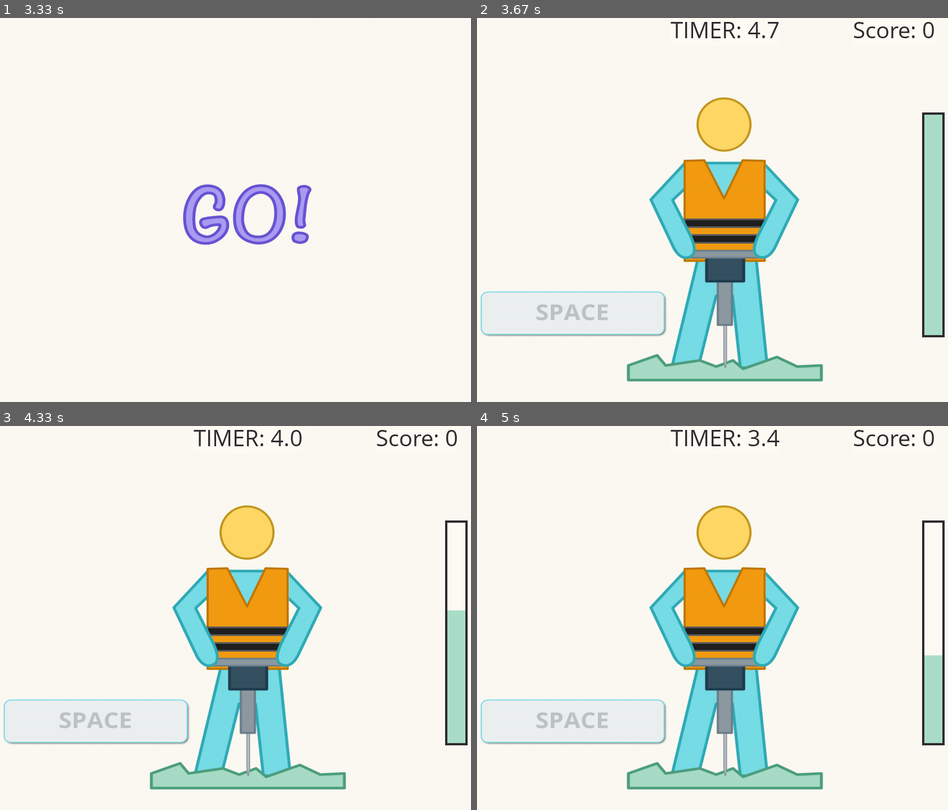
Above: before the commit, frames 1-4 (two rows, left to right).
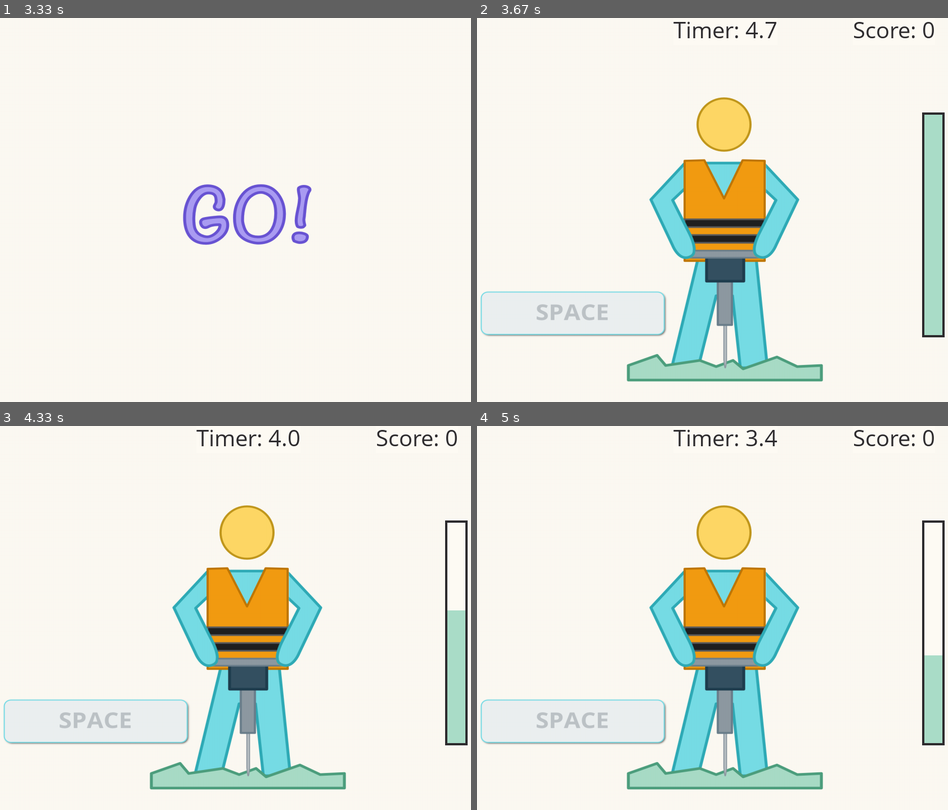
Above: after the commit, the same moments.

Repository: jwl-7/Stick-Bop
Game: pygame game, started from stick-bop.py
Same seed, same stepped clock (60 frames per second), same inputs: the game is played once before the commit and once after it.
Inputs:
- Up to frame 1 (3.33 s): tap Enter at 0.33 s
- Up to frame 2 (3.67 s): hold Left from 3.4 s (still down)
- Up to frame 3 (4.33 s): release Left at 3.87 s; tap Space at 3.97, 4.27 s
- Up to frame 4 (5 s): tap Space at 4.47 s

Frame 1 is identical in both runs. In frame 2, 0.4% of the frame differs, in the area x 41-65%, y 0-6%; in frame 3, 0.5%; in frame 4, 0.5%.

Commit message:
changed capitalization of timer_text

Diff:
--- a/stick-bop.py
+++ b/stick-bop.py
@@ -205,7 +205,7 @@
         time_elapsed = pygame.time.get_ticks() - start_time
         timer_seconds = float(time_elapsed / 1000 % 60)
         timer = round(timer_start - timer_seconds, 1)
-        timer_text = 'TIMER: ' + str(timer)
+        timer_text = 'Timer: ' + str(timer)
         score_text = 'Score: ' + str(SCORE)
 
         clear_text(screen, WHITE, timer_text, 40, SCREEN_WIDTH / 2, 0)
@@ -280,7 +280,7 @@
         time_elapsed = pygame.time.get_ticks() - start_time
         timer_seconds = float(time_elapsed / 1000 % 60)
         timer = round(timer_start - timer_seconds, 1)
-        timer_text = 'TIMER: ' + str(timer)
+        timer_text = 'Timer: ' + str(timer)
         score_text = 'Score: ' + str(SCORE)
 
         clear_text(screen, WHITE, timer_text, 40, SCREEN_WIDTH / 2, 0)
@@ -355,7 +355,7 @@
         time_elapsed = pygame.time.get_ticks() - start_time
         timer_seconds = float(time_elapsed / 1000 % 60)
         timer = round(timer_start - timer_seconds, 1)
-        timer_text = 'TIMER: ' + str(timer)
+        timer_text = 'Timer: ' + str(timer)
         score_text = 'Score: ' + str(SCORE)
 
         clear_text(screen, WHITE, timer_text, 40, SCREEN_WIDTH / 2, 0)
